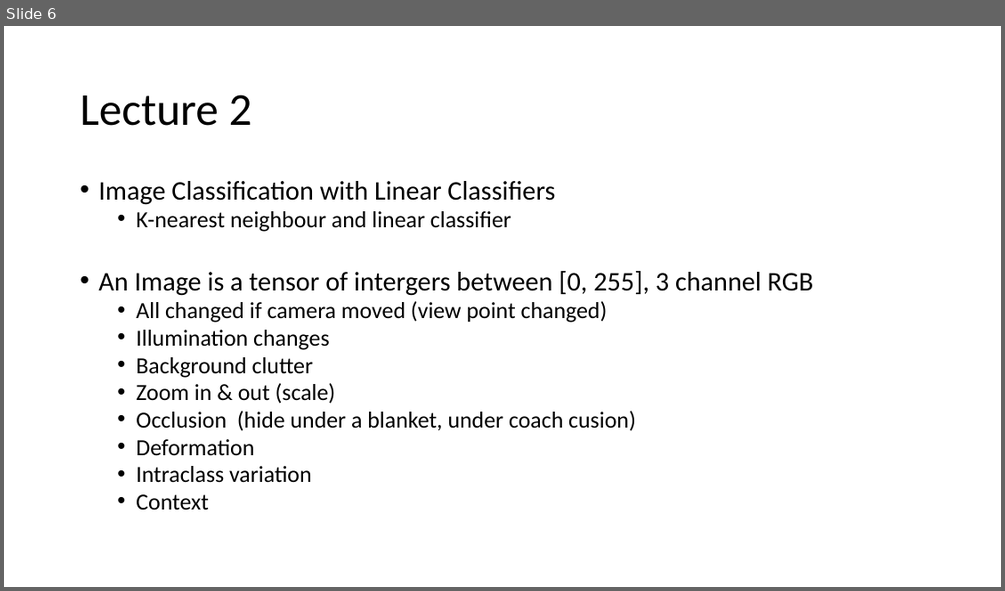
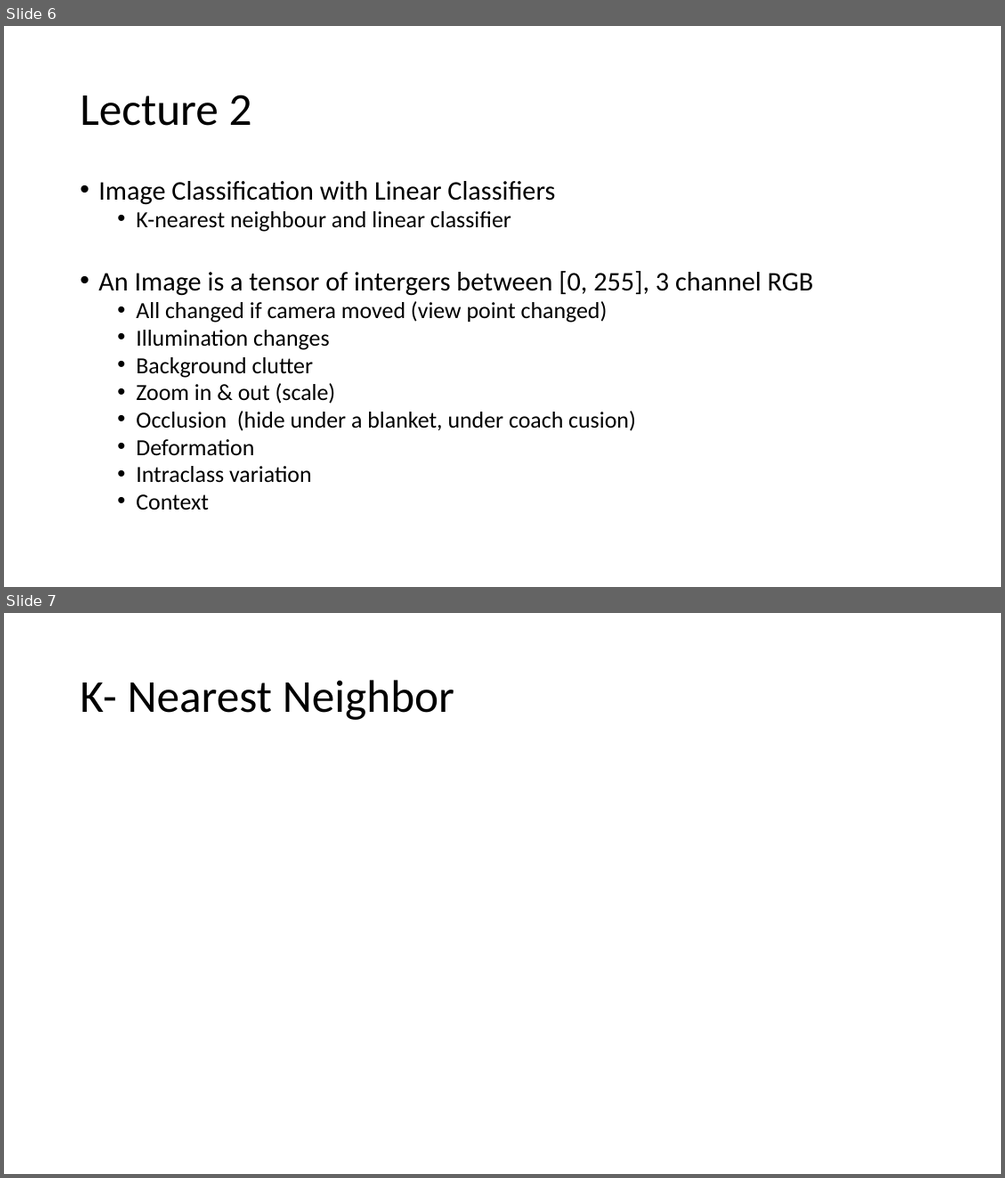
Before and after one commit to marvinxu99/AI_Computer_Vision, a slide deck: Docs/__mx_Standford_CS231N - Computer Vision.pptx. Shown one above the other, each under a label of ours: slide 6 before the commit, slides 6 and 7 after it. The pictures are 1005x591 and 1005x1178 pixels, drawn with LibreOffice and Linux fonts; fonts in the diff are those of the drawing. Boxes give left, top, right and bottom in pixels: in the first picture for what was removed or moved away, otherwise in the second. Text is boxed around its words. In the diff, an @@ line names an element or a change of style, - is before the commit and + after.

```diff
--- a/Docs/__mx_Standford_CS231N - Computer Vision.pptx
+++ b/Docs/__mx_Standford_CS231N - Computer Vision.pptx
@@ slide 7 added at box(4, 613, 1001, 1174), background #FFFFFF @@
@@ title added at box(80, 680, 454, 720), 44 pt, text #000000 @@
+K- Nearest Neighbor
```
Also in this commit, not shown: 5 other slides added, 4 other files.
